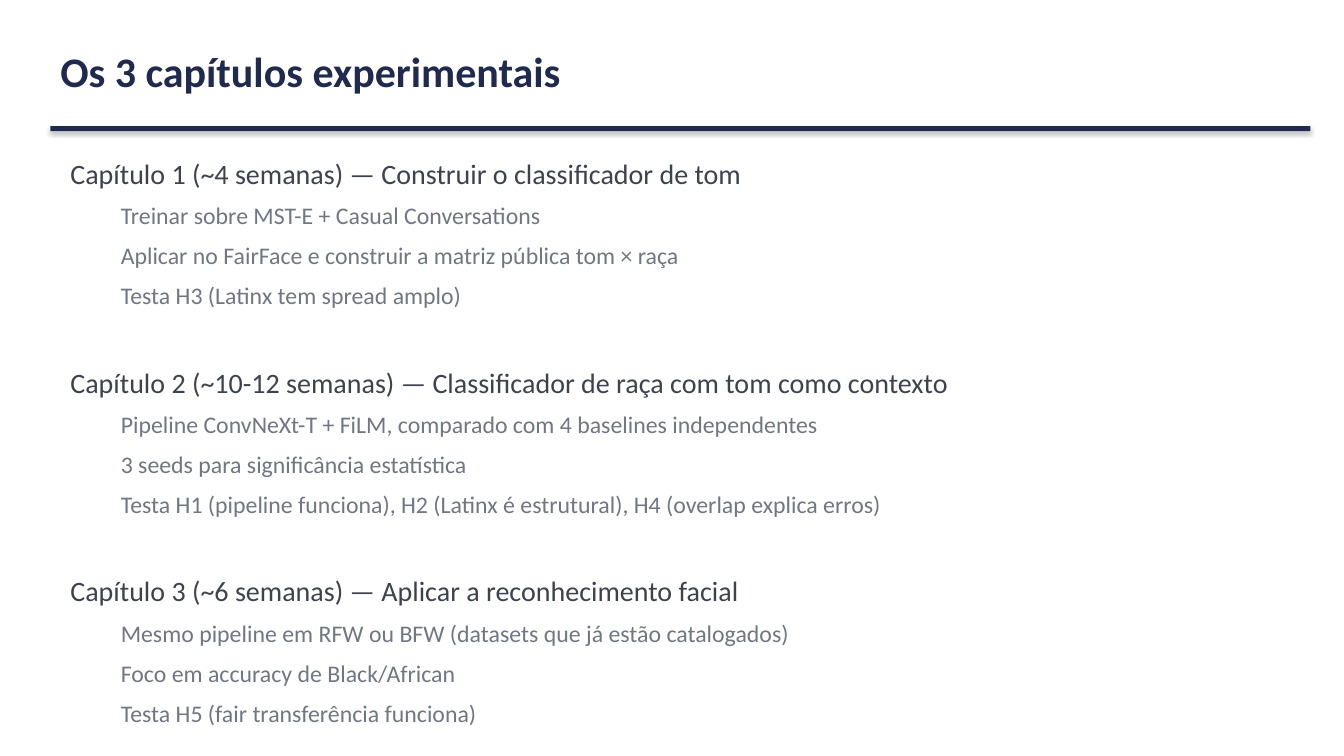
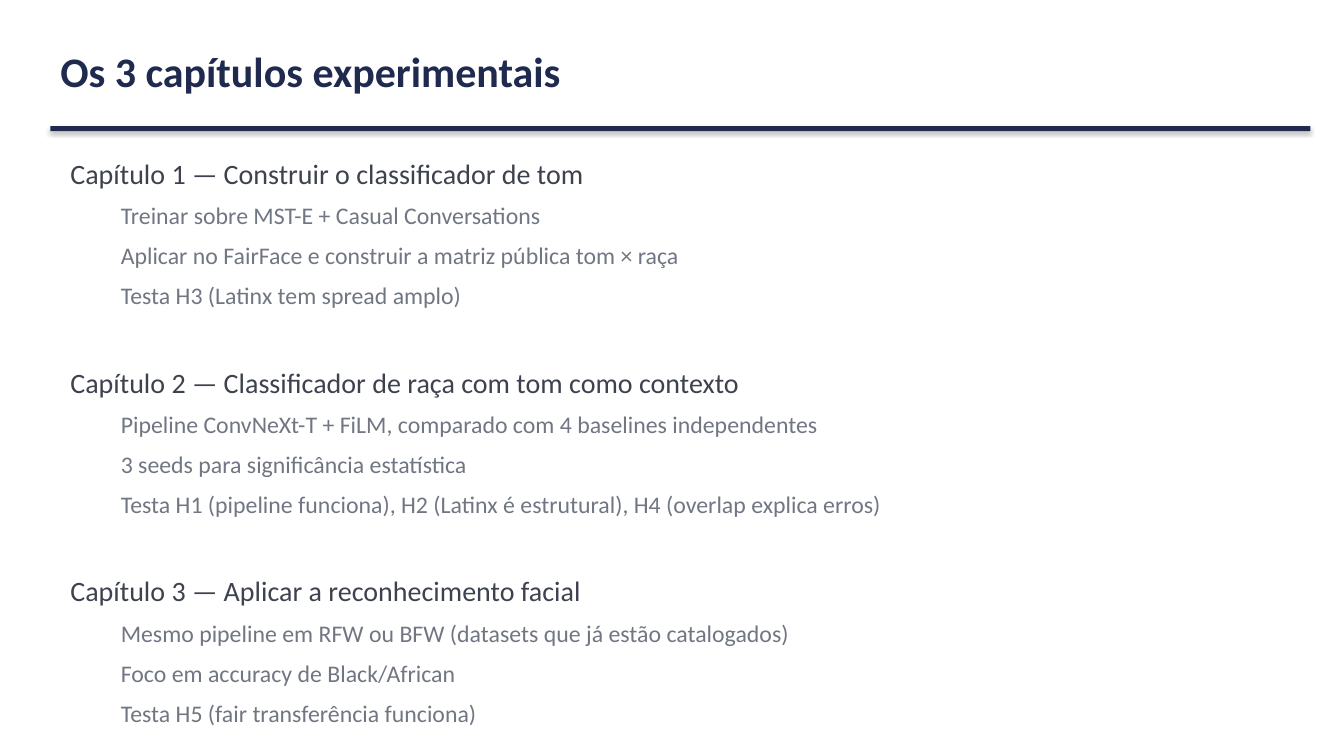
Before and after one commit to marcellozzetti/Facial-Recognition-Models-Mitigating-Bias, a slide deck: slide 22 of docs/ativo/material_reuniao_orientador_v3.2.1.pptx. Drawn at 1344x756 pixels with LibreOffice and Linux fonts; fonts in the diff are those of the drawing. Boxes give left, top, right and bottom in pixels: in the first picture for what was removed or moved away, otherwise in the second. Text is boxed around its words. In the diff, an @@ line names an element or a change of style, - is before the commit and + after.

```diff
--- a/docs/ativo/material_reuniao_orientador_v3.2.1.pptx
+++ b/docs/ativo/material_reuniao_orientador_v3.2.1.pptx
@@ text at <box>70,164,583,189</box>: text changed @@
-Capítulo 1 (~4 semanas) — Construir o classificador de tom
+Capítulo 1 — Construir o classificador de tom
@@ text at <box>70,373,739,398</box>: text changed @@
-Capítulo 2 (~10-12 semanas) — Classificador de raça com tom como contexto
+Capítulo 2 — Classificador de raça com tom como contexto
@@ text at <box>70,581,581,606</box>: text changed @@
-Capítulo 3 (~6 semanas) — Aplicar a reconhecimento facial
+Capítulo 3 — Aplicar a reconhecimento facial
```
Also in this commit, not shown: 4 other slides changed, 8 slides added, 1 slide removed, 1 other file.
